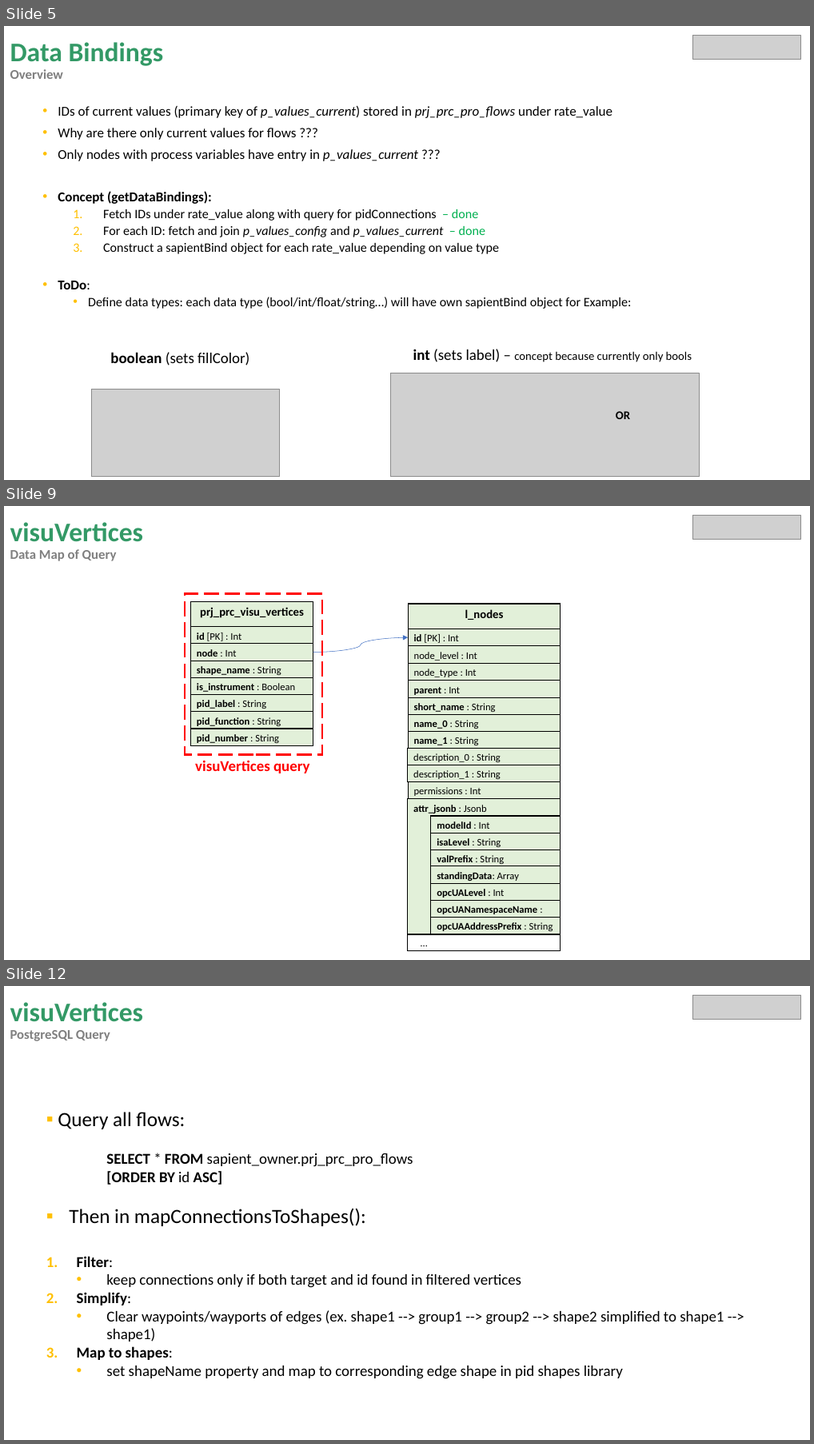
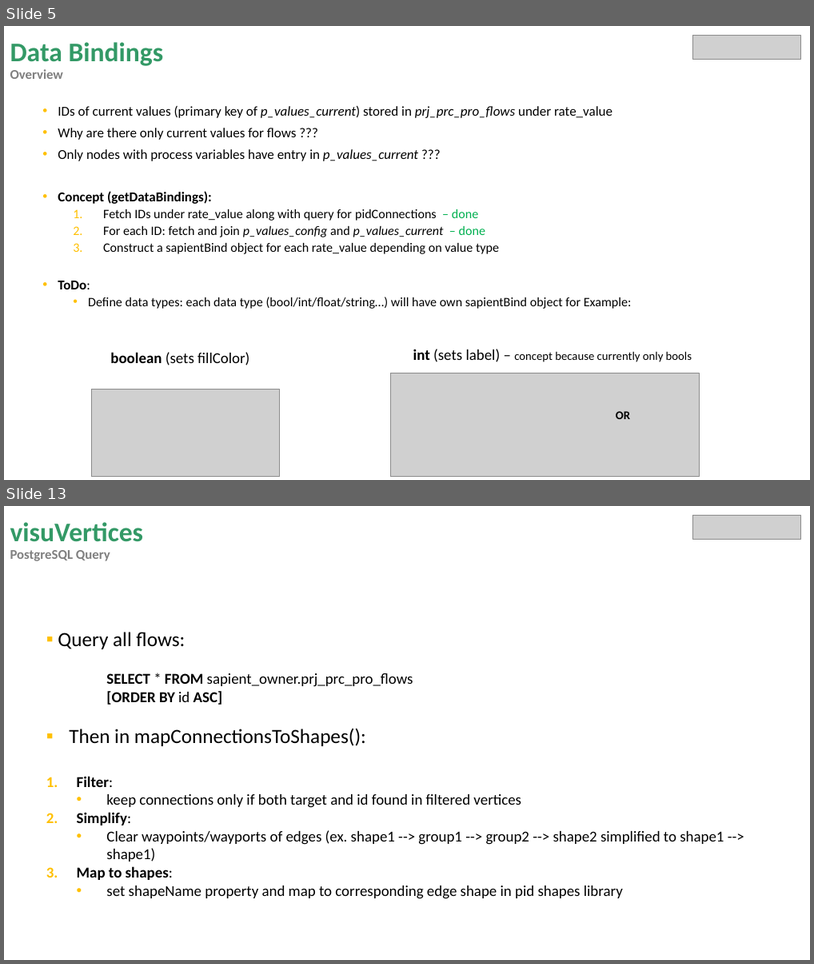
Before and after one commit to miguelrk/tum-mw-bachelorarbeit, a slide deck: 3 Entwicklungsphase/weekly_meeting_15.pptx. Shown one above the other, each under a label of ours: slides 5, 9 and 12 before the commit, slides 5 and 13 after it; the slides between them are not shown. The pictures are 814x1444 and 814x964 pixels, drawn with LibreOffice and Linux fonts; fonts in the diff are those of the drawing; grey boxes stand for pictures. Boxes give left, top, right and bottom in pixels: in the first picture for what was removed or moved away, otherwise in the second. Text is boxed around its words. In the diff, an @@ line names an element or a change of style, - is before the commit and + after.

Commit message:
Finished boardlet. (data queries, sapientBind object generation, responsive design, etc done). Graphing algorithm could still be improved.

```diff
--- a/3 Entwicklungsphase/weekly_meeting_15.pptx
+++ b/3 Entwicklungsphase/weekly_meeting_15.pptx
@@ slide 9 removed at <box>4,506,810,960</box>, background #FFFFFF @@
@@ title removed at <box>10,522,144,561</box> @@
-visuVertices
-Data Map of Query
@@ picture removed at <box>693,515,802,539</box> @@
@@ rectangle removed at <box>185,594,322,755</box> @@
@@ curved arrow removed from (314, 652) to (408, 637) @@
@@ group removed at <box>191,601,314,745</box>: 8 rectangles @@
-prj_prc_visu_vertices
-id [PK] : Int
-is_instrument : Boolean
-node : Int
-shape_name : String
-pid_label : String
-pid_function : String
-pid_number : String
@@ text removed at <box>195,760,310,773</box> @@
-visuVertices query
@@ group removed at <box>408,604,561,951</box>: 20 rectangles @@
-l_nodes
-id [PK] : Int
-parent : Int
-short_name : String
-name_0 : String
-description_0 : String
-name_1 : String
-description_1 : String
-node_level : Int
-node_type : Int
-attr_jsonb : Jsonb
-isaLevel : String
-modelId : Int
-valPrefix : String
-standingData: Array
-opcUALevel : Int
-opcUANamespaceName : String
-opcUAAddressPrefix : String
-permissions : Int
-…
@@ what was slide 12 is now slide 13 @@
```
Also in this commit, not shown: 4 slides changed, 2 slides added, 1 other slide removed, 8 other files.
